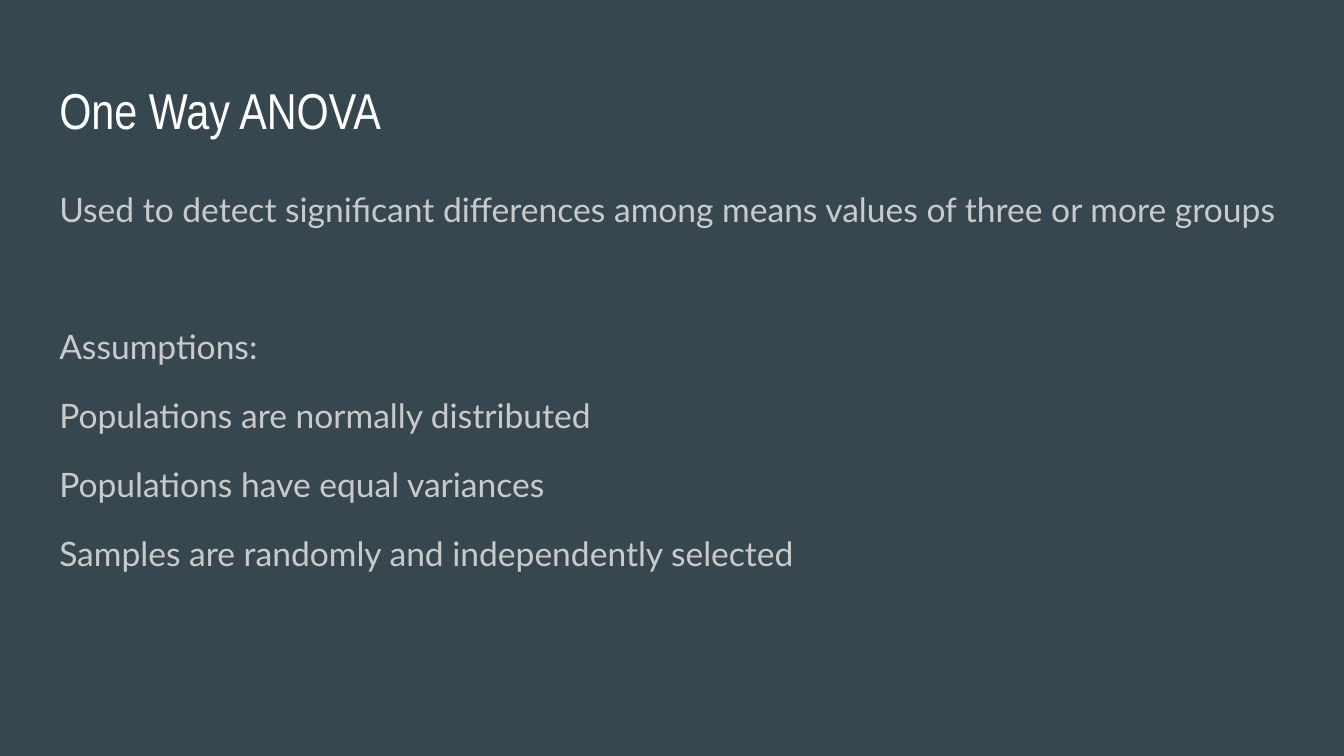
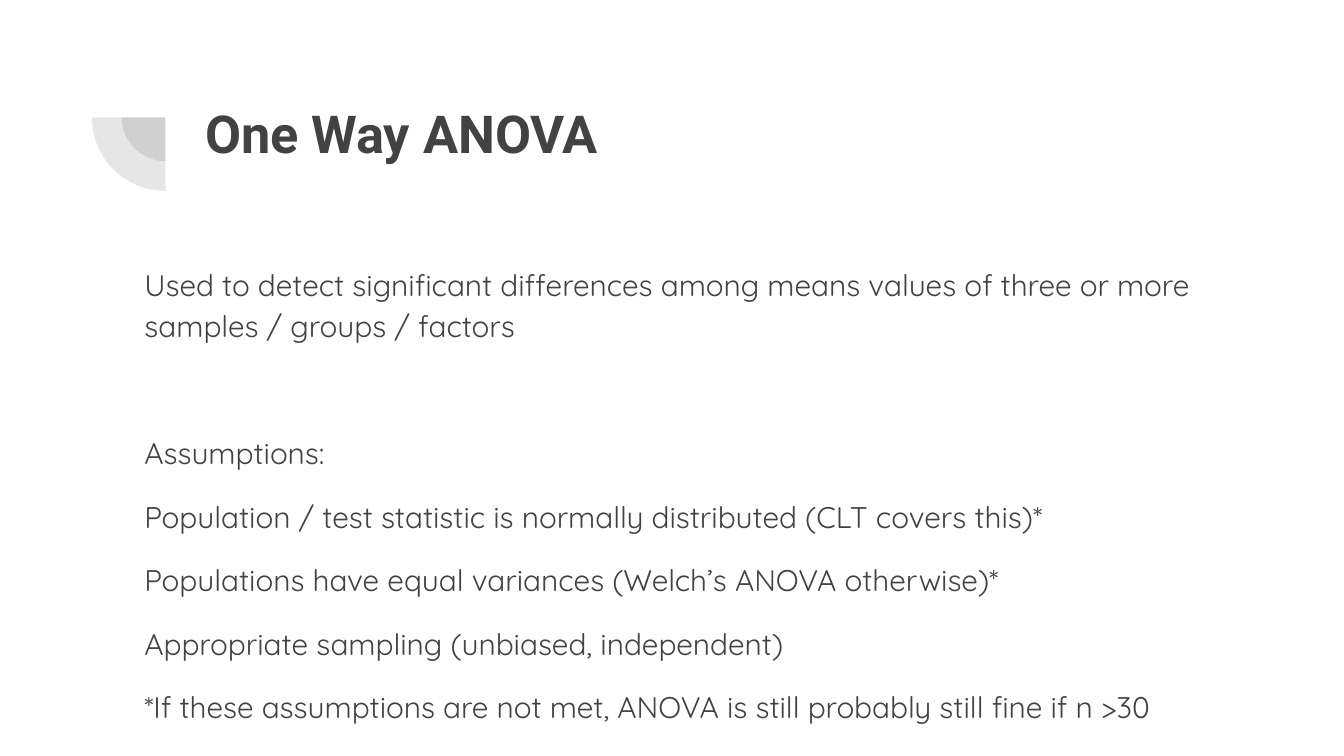
Before and after one commit to rjwrobel86/Python4Statistics, a slide deck: slide 4 of Stuff For Class/Slides/ANOVA.pptx (slide 3 before the commit). Drawn at 1344x756 pixels with LibreOffice and Linux fonts; fonts in the diff are those of the drawing. Boxes give left, top, right and bottom in pixels: in the first picture for what was removed or moved away, otherwise in the second. Text is boxed around its words. In the diff, an @@ line names an element or a change of style, - is before the commit and + after.

```diff
--- a/Stuff For Class/Slides/ANOVA.pptx
+++ b/Stuff For Class/Slides/ANOVA.pptx
@@ background #37474F to #FFFFFF @@
@@ pie slice (boxed as its full ellipse) added at [91, 44, 238, 191], fill #424242 at 13% opacity @@
@@ pie slice (boxed as its full ellipse) added at [122, 74, 210, 161], fill #424242 at 13% opacity @@
@@ title "One Way ANOVA": place and size @@
-title "One Way ANOVA" at [59, 94, 381, 139]
+title "One Way ANOVA" at [205, 115, 598, 164]
@@ title "One Way ANOVA" at [205, 115, 598, 164]: size 27 to 28 pt, font Arial Narrow to Roboto, text colour #FFFFFF to #424242, bold on @@
@@ text "Used to detect significant differences ...": place and size @@
-text "Used to detect significant differences ..." at [59, 197, 1275, 572]
+text "Used to detect significant differences ..." at [144, 274, 1189, 724]
@@ text at [144, 274, 1189, 343]: text changed; size 18 to 16 pt; font Lato to Quicksand; text colour #CACACA to #424242 @@
-Used to detect significant differences among means values of three or more groups
+Used to detect significant differences among means values of three or more samples / groups / factors
@@ text at [144, 443, 324, 470]: size 18 to 16 pt, font Lato to Quicksand, text colour #CACACA to #424242 in "Assumptions:" @@
@@ text at [144, 506, 1150, 724]: text changed; size 18 to 16 pt; font Lato to Quicksand; text colour #CACACA to #424242 @@
-Populations are normally distributed
-Populations have equal variances
-Samples are randomly and independently selected
+Population / test statistic is normally distributed (CLT covers this)*
+Populations have equal variances (Welch’s ANOVA otherwise)*
+Appropriate sampling (unbiased, independent)
+*If these assumptions are not met, ANOVA is still probably still fine if n >30
```
Also in this commit, not shown: 10 other slides changed, 8 slides added, 4 slides removed, 25 other files.
